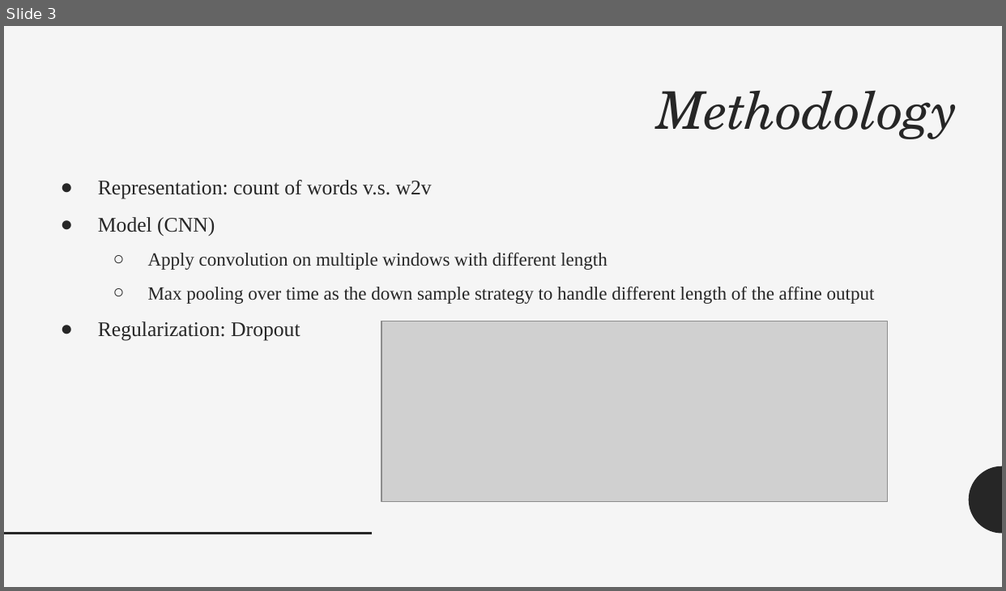
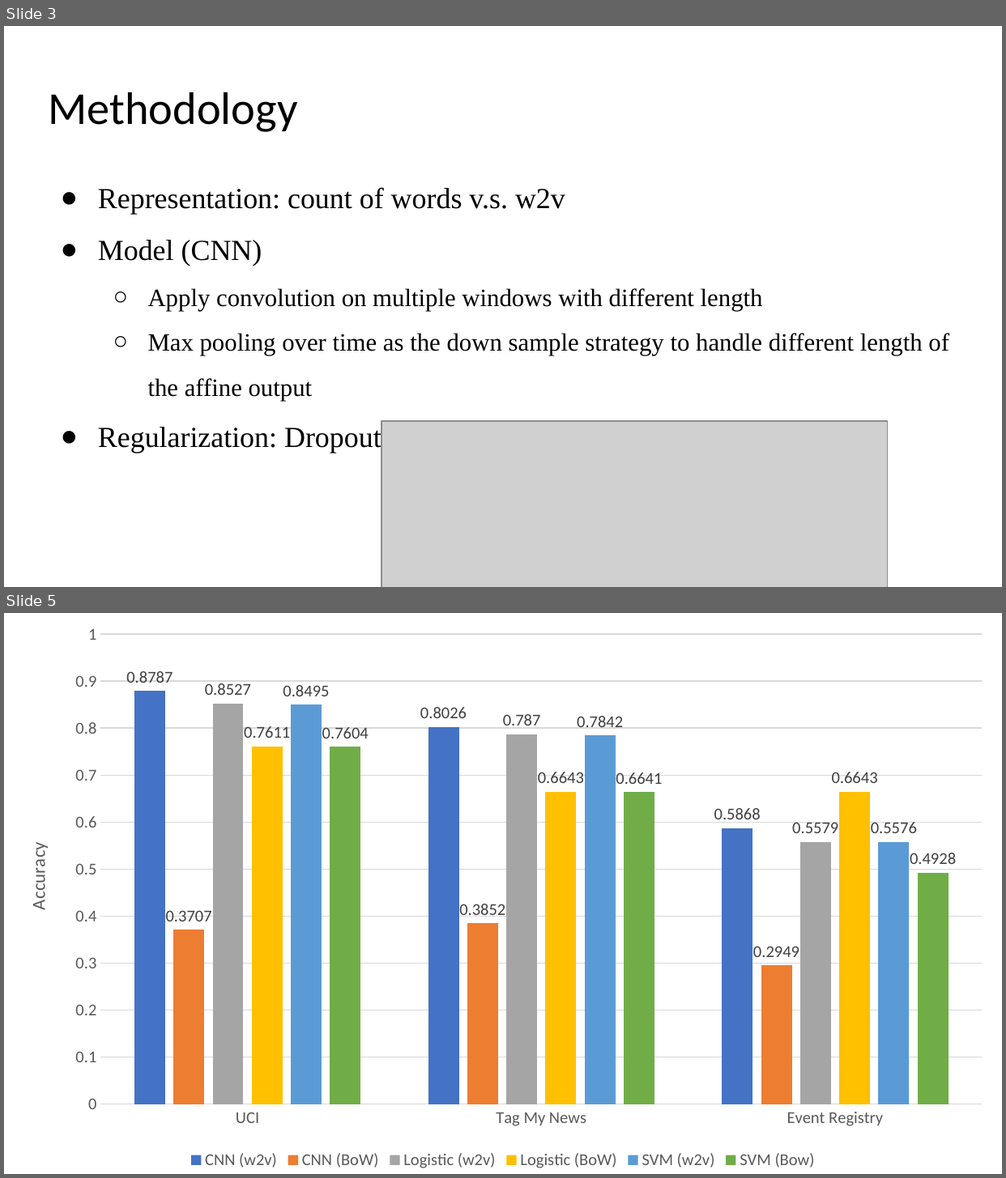
Before and after one commit to wayne1199111810/sentence_classification_for_news_titles, a slide deck: report/29.Sentence_Classification_For_News.pptx. Shown one above the other, each under a label of ours: slide 3 before the commit, slides 3 and 5 after it; the slides between them are not shown. The pictures are 1006x591 and 1006x1178 pixels, drawn with LibreOffice and Linux fonts; fonts in the diff are those of the drawing; grey boxes stand for pictures. Boxes give left, top, right and bottom in pixels: in the first picture for what was removed or moved away, otherwise in the second. Text is boxed around its words. In the diff, an @@ line names an element or a change of style, - is before the commit and + after.

```diff
--- a/report/29.Sentence_Classification_For_News.pptx
+++ b/report/29.Sentence_Classification_For_News.pptx
@@ slide 5 added at <box>4,613,1002,1174</box>, background #FFFFFF @@
@@ column chart added at <box>4,613,1002,1174</box> @@
+categories: UCI, Tag My News, Event Registry
+CNN (w2v): 0.8787, 0.8026, 0.5868
+CNN (BoW): 0.3707, 0.3852, 0.2949
+Logistic (w2v): 0.8527, 0.787, 0.5579
+Logistic (BoW): 0.7611, 0.6643, 0.6643
+SVM (w2v): 0.8495, 0.7842, 0.5576
+SVM (Bow): 0.7604, 0.6641, 0.4928
@@ slide 3 changed as well @@
@@ background #F5F5F5 to #FFFFFF @@
@@ title "Methodology" at <box>48,92,297,132</box>: size 37.5 to 33 pt, font TeX Gyre Schola to Calibri, text colour #262626 to #000000, italic off; alignment right to left @@
@@ text "Representation: count of words v.s. ..." at <box>98,187,949,454</box>: size 15 to 21 pt in "Representation: count of words v.s. w2v", "Model (CNN)", "Regularization: Dropout"; text colour #262626 to #000000; size 13.5 to 18 pt in "Apply convolution on multiple windows with different ...", "Max pooling over time as the down ..." @@
@@ picture: place and size @@
-picture at <box>381,322,887,502</box>
+picture at <box>381,421,887,587</box>
@@ freeform shape removed at <box>969,466,1002,533</box> @@
@@ line removed from (4, 534) to (373, 534) @@
```
Also in this commit, not shown: 3 other slides changed, 2 other slides added, 39 other files.
